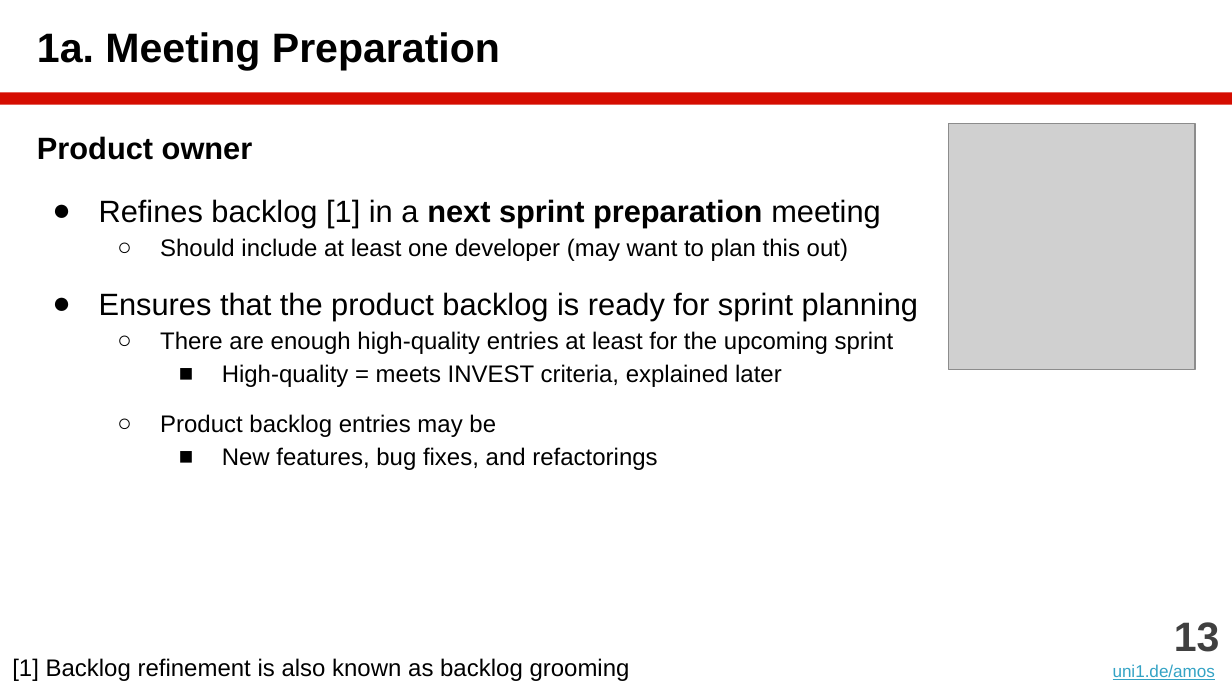
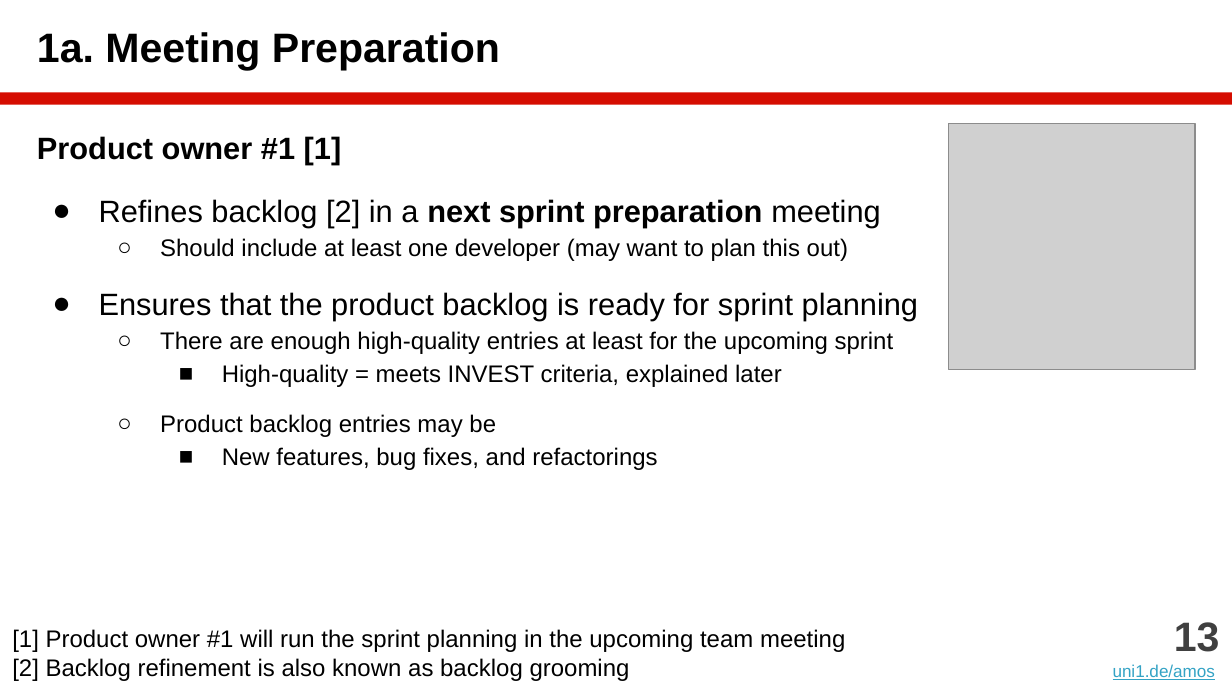
Before and after one commit to dirkriehle/amos-course, a slide deck: slide 13 of Lecture slides/AMOS B02 - Scrum and AMOS.pptx. Drawn at 1232x693 pixels with LibreOffice and Linux fonts; fonts in the diff are those of the drawing; grey boxes stand for pictures. Boxes give left, top, right and bottom in pixels: in the first picture for what was removed or moved away, otherwise in the second. Text is boxed around its words. In the diff, an @@ line names an element or a change of style, - is before the commit and + after.

```diff
--- a/Lecture slides/AMOS B02 - Scrum and AMOS.pptx
+++ b/Lecture slides/AMOS B02 - Scrum and AMOS.pptx
@@ text at (37,136,881,228): text changed @@
-Product owner
-● Refines backlog [1] in a next sprint preparation meeting
+Product owner #1 [1]
+● Refines backlog [2] in a next sprint preparation meeting
@@ text at (12,629,845,681): text changed @@
-[1] Backlog refinement is also known as backlog grooming
+[1] Product owner #1 will run the sprint planning in the upcoming team meeting
+[2] Backlog refinement is also known as backlog grooming
```
Also in this commit, not shown: 4 other slides changed, 1 other file.
